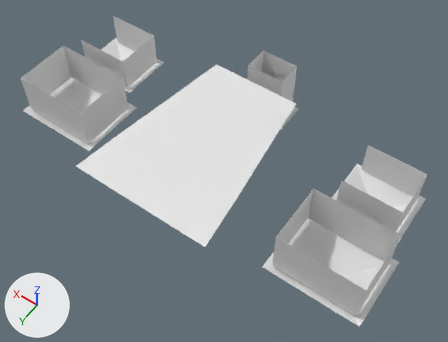
The OBJ model assets/models/village_dawn_slice.obj, before and after one commit.
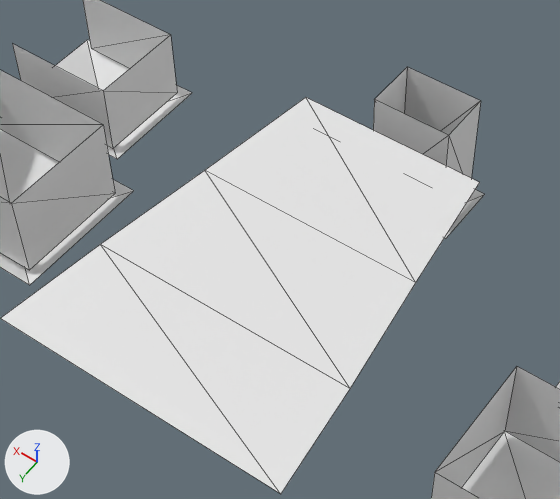
Each version is shown whole from a camera (50 mm lens) standing at (-1085.0, 85.0, 2178.0) and looking at (-66.0, -1342.0, -65.0), then close up on the part from 17% to 74% of the width and 6% to 73% of the height. The lights are fixed; the arrows at lower left show +X, +Y and +Z. The older version's two pictures come first. The close-ups show mesh edges as thin lines. Where no turn or scale is listed for an object, it has been applied to the vertices. Vertices at exactly the same position are counted once.

Objects in the first close-up: 'VillageDawn'.
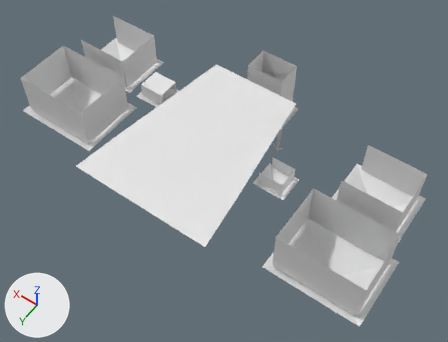
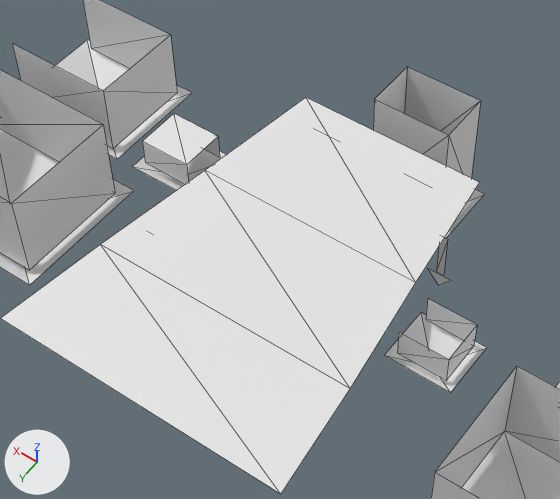
Commit message: feat: add model-first village props and depth landmarks

Changed parts and their boxes (x1, y1, x2, y2) in the close-ups (560 x 499 px):
```json
{"part": 1, "of": "me_villagedawn", "change": "added", "after": [397, 299, 477, 380]}
{"part": 2, "of": "me_villagedawn", "change": "added", "after": [384, 312, 486, 393]}
{"part": 3, "of": "me_villagedawn", "change": "added", "after": [133, 114, 226, 190]}
{"part": 4, "of": "me_villagedawn", "change": "added", "after": [428, 238, 451, 285]}
```

The change, as JSON lines over the scene's bpy script:
```json
{"block": "me_villagedawn", "where": "# used by ob_villagedawn; location = (0.0, 0.0, 0.0)"}
{"block": "me_villagedawn", "where": "# verts and faces of me_villagedawn; kept vertices keep their numbers, new ones are numbered from 83"}
{"op": "remove", "block": "me_villagedawn", "code": "me_villagedawn.from_pydata(...)  # 83 vertices, 68 faces; spans x -930.0..930.0, y -1910.0..-850.0, z -205.0..184.0"}
{"op": "add", "block": "me_villagedawn", "code": "me_villagedawn.from_pydata(...)  # 123 vertices, 94 faces; spans x -930.0..930.0, y -1910.0..-850.0, z -205.0..184.0"}
{"block": "me_villagedawn", "change": "me_villagedawn part 1: the loose piece of 8 vertices spanning x -860.0..-590.0, y -1650.0..-1420.0, z 15.0..184.0 is copied, and the copy is scaled about its middle by (0.407, 0.435, 0.391), then moved by (370.0, 225.0, 51.0); it spans x -410.0..-300.0, y -1360.0..-1260.0, z 118.0..184.0"}
{"block": "me_villagedawn", "change": "me_villagedawn part 2: the loose piece of 5 vertices spanning x -930.0..-490.0, y -1350.0..-1010.0, z -125.0..-30.0 is copied, and the copy is scaled about its middle by (0.341, 0.382, 0.442), then moved by (355.0, -130.0, 169.0); it spans x -430.0..-280.0, y -1375.0..-1245.0, z 70.0..112.0"}
{"block": "me_villagedawn", "change": "me_villagedawn part 3"}
{"block": "me_villagedawn", "change": "13 vertices are added at x 280.0..440.0, y -1495.0..-1350.0, z 76.0..184.0"}
{"block": "me_villagedawn", "change": "10 new faces join them"}
{"block": "me_villagedawn", "change": "me_villagedawn part 4"}
{"op": "add", "block": "me_villagedawn", "code": "verts[91] = (-250.0, -1510.0, 184.0)  # pixel (447, 239)"}
{"op": "add", "block": "me_villagedawn", "code": "verts[92] = (-250.0, -1510.0, 72.0)  # pixel (443, 275)"}
{"op": "add", "block": "me_villagedawn", "code": "verts[93] = (230.0, -1180.0, 184.0)  # pixel (153, 235)"}
{"op": "add", "block": "me_villagedawn", "code": "verts[94] = (230.0, -1180.0, 76.0)"}
{"op": "add", "block": "me_villagedawn", "code": "for new, old in zip([*range(95, 99)], [*range(91, 95)]): verts[new] = verts[old] + (18.0, 0.0, 0.0)"}
{"op": "add", "block": "me_villagedawn", "code": "verts[104] = (-270.0, -1508.0, 72.0)  # pixel (451, 280)"}
{"op": "add", "block": "me_villagedawn", "code": "verts[105] = (-212.0, -1508.0, 72.0)  # pixel (427, 268)"}
{"op": "add", "block": "me_villagedawn", "code": "verts[106] = (-241.0, -1508.0, 38.0)  # pixel (438, 285)"}
{"op": "add", "block": "me_villagedawn", "code": "verts[107] = (210.0, -1178.0, 76.0)"}
{"op": "add", "block": "me_villagedawn", "code": "verts[108] = (268.0, -1178.0, 76.0)"}
{"op": "add", "block": "me_villagedawn", "code": "verts[109] = (239.0, -1178.0, 42.0)"}
{"op": "add", "block": "me_villagedawn", "code": "faces += [(91, 95, 96), (91, 96, 92), (104, 105, 106), (93, 97, 98), (93, 98, 94), (107, 108, 109)]"}
```
